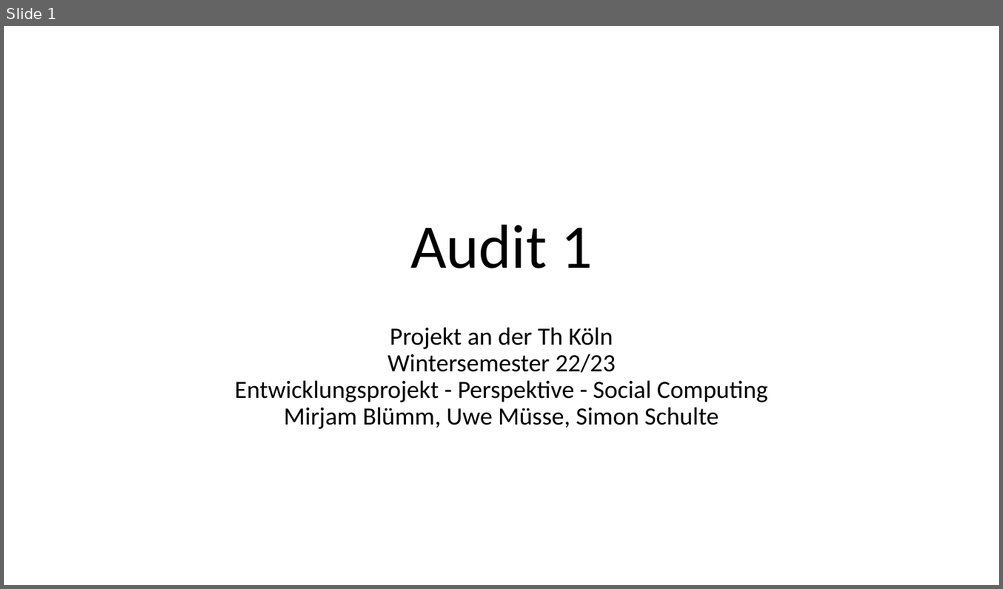
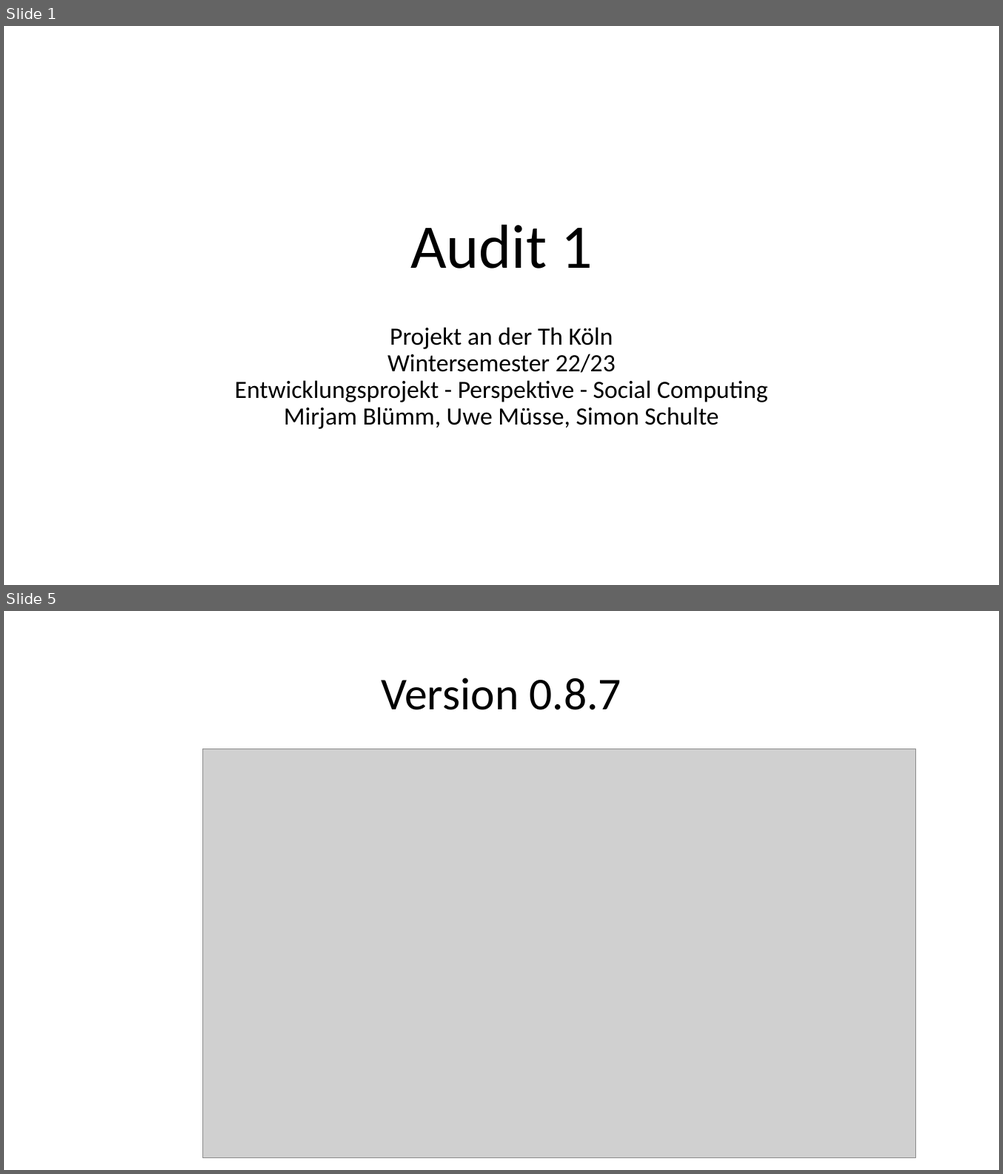
Before and after one commit to sebastiankoch10/EPWS2223HausenKochZimmer, a slide deck: EPWS2223HausenKochZimmer Audit 1.pptx. Shown one above the other, each under a label of ours: slide 1 before the commit, slides 1 and 5 after it; the slides between them are not shown. The pictures are 1003x589 and 1003x1174 pixels, drawn with LibreOffice and Linux fonts; fonts in the diff are those of the drawing; grey boxes stand for pictures. Boxes give left, top, right and bottom in pixels: in the first picture for what was removed or moved away, otherwise in the second. Text is boxed around its words. In the diff, an @@ line names an element or a change of style, - is before the commit and + after.

```diff
--- a/EPWS2223HausenKochZimmer Audit 1.pptx
+++ b/EPWS2223HausenKochZimmer Audit 1.pptx
@@ slide 5 added at [4,611,999,1170], background #FFFFFF @@
@@ title added at [381,678,621,710], 44 pt, text #000000 @@
+Version 0.8.7
@@ picture added at [202,749,916,1159] @@
```
Also in this commit, not shown: 6 other slides added, 1 other file.
